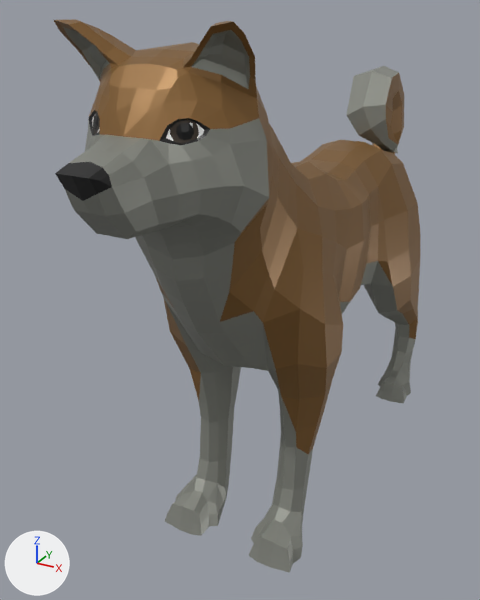
The glTF model public/models/dog.glb, before and after one commit.
Before and after are seen from a 50 mm lens placed at (1.66, -4.2, 3.14), pointed at (-0.27, -0.69, 1.39). The axes (+X, +Y, +Z) are drawn at lower left. The lights are the same throughout. The picture after the commit comes second. Where no turn or scale is listed for an object, it has been applied to the vertices.

The first picture shows 'ShibaInu'.
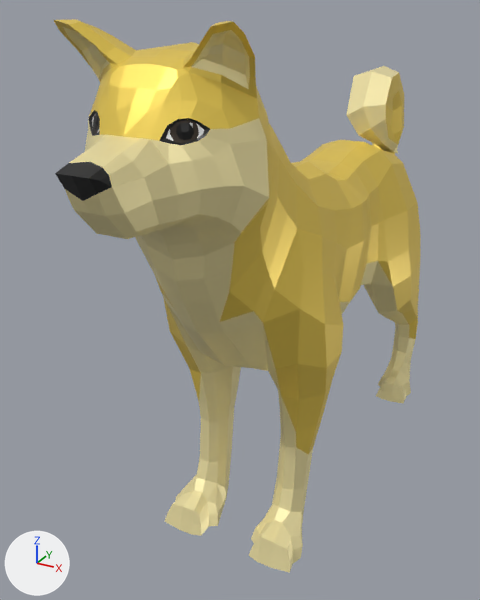
Commit message: feat: use yellow dog reference as 3D preview input image

The change, as a diff of the scene's bpy script:
```diff
--- a/public/models/dog.glb.py
+++ b/public/models/dog.glb.py
@@ mat_main @@
 mat_main = principled_material('Main')
-mat_main.base_color = (0.255, 0.129, 0.0364)  # brown #8a6536
+mat_main.base_color = (0.9, 0.66, 0.1)  # yellow #f3d459
 mat_main.metallic = 0.4
@@ mat_main_light @@
 mat_main_light = principled_material('Main_Light')
-mat_main_light.base_color = (0.292, 0.301, 0.265)  # grey #93958d
+mat_main_light.base_color = (1.0, 0.88, 0.45)  # beige #fff1b3
 mat_main_light.metallic = 0.4
```

Boxes (x1, y1, x2, y2) around the edits, measured in the pictures (480 x 600 px):
'ShibaInu', recoloured (lighter): (54, 19, 420, 573) in both
